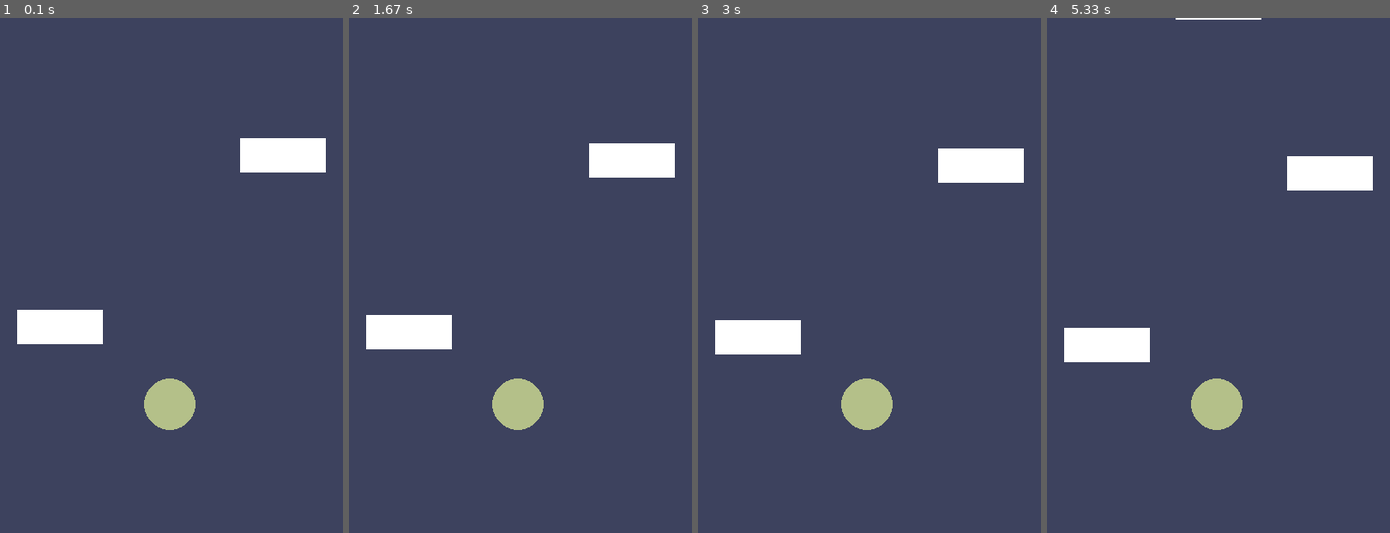
Above: before the commit, frames 1-4 (left to right).
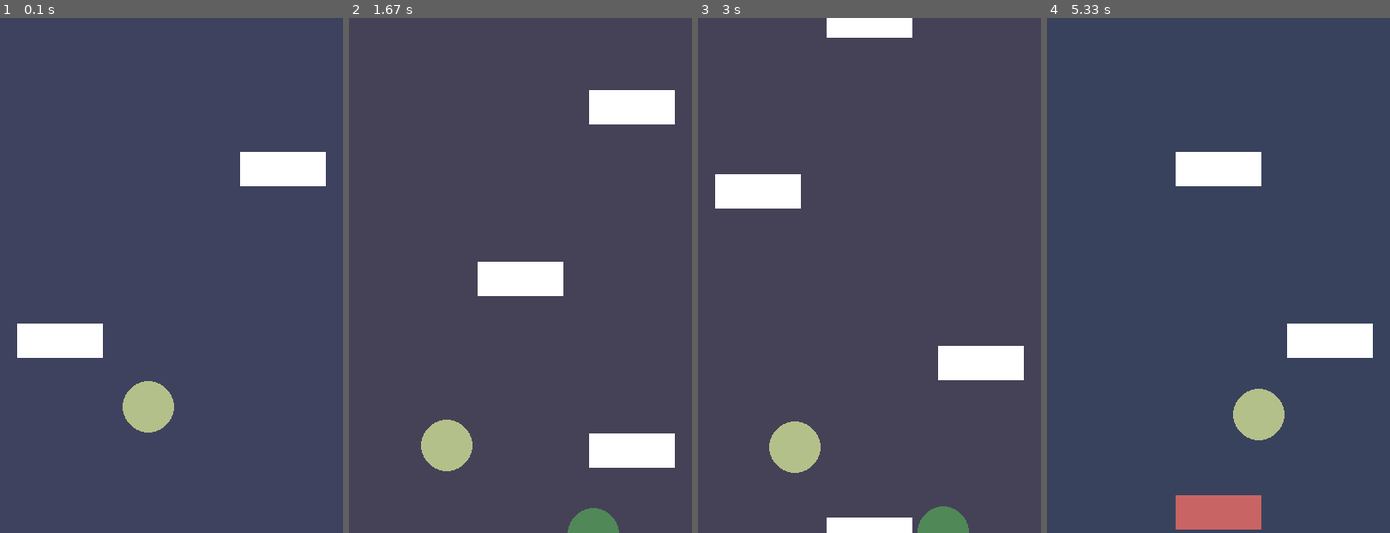
Above: after the commit, the same moments.

Repository: Cubical22/PyGameRepractice
Game: pygame game, started from index.py
Same seed, same stepped clock (60 frames per second), same inputs: the game is played once before the commit and once after it.
Inputs (mouse positions are in pixels of both pictures, inside the frame that each line leads up to):
- Up to frame 1 (0.1 s): no input
- Up to frame 2 (1.67 s): click (520, 275) at 0.38 s; click (520, 306) at 0.72 s; click (414, 198) at 1.05 s; click (643, 455) at 1.38 s
- Up to frame 3 (3 s): click (876, 100) at 1.72 s; click (852, 409) at 2.05 s; click (859, 187) at 2.38 s; click (821, 167) at 2.72 s
- Up to frame 4 (5.33 s): click (1307, 229) at 3.05 s; click (1324, 265) at 3.38 s; click (1290, 182) at 3.72 s; click (1119, 177) at 4.05 s; click (1232, 254) at 4.38 s; click (1119, 244) at 4.72 s; click (1167, 424) at 5.05 s

The runs differ from the first frame. In frame 1, 3.9% of the frame differs, in the area x 5-95%, y 23-81%; in frame 2, 11%; in frame 3, 11%, in the area x 5-95%, y 0-100%; in frame 4, 11%.

Commit message:
made everything use time tick

Diff:
--- a/constants.py
+++ b/constants.py
@@ -1,6 +1,6 @@
 SCREEN_SIZE = (400,600)
 
-ROTATION_SPEED = 0.001
+ROTATION_SPEED = 0.05
 ROTATION_MULTIPLIER_BASE_VALUE = 0.9
 LAYER_FACTOR_DEVIDER = 170
 
--- a/index.py
+++ b/index.py
@@ -32,9 +32,12 @@
 
 GENERATOR = Generator()
 MANAGER = State_manager()
+CLOCK = pygame.time.Clock()
 
 # main game loop
 while True:
+    CLOCK.tick(60)
+
     # updating the animation value based on the rotation multiplier
     # basically the multiplier just reversed the movement when clicked
     animation_value += (ROTATION_SPEED + speed_addition) * rotation_multiplier * LAYER_DISTANCE \
@@ -44,7 +47,7 @@
     ob_offset -= (ROTATION_SPEED + speed_addition) * 57 * LAYER_DISTANCE / LAYER_FACTOR_DEVIDER
 
     # slowly increasing the speed
-    speed_addition += 0.00000001
+    speed_addition += 0.00004
 
     for e in pygame.event.get(): # event handling
         if e.type == pygame.QUIT: # exit event
